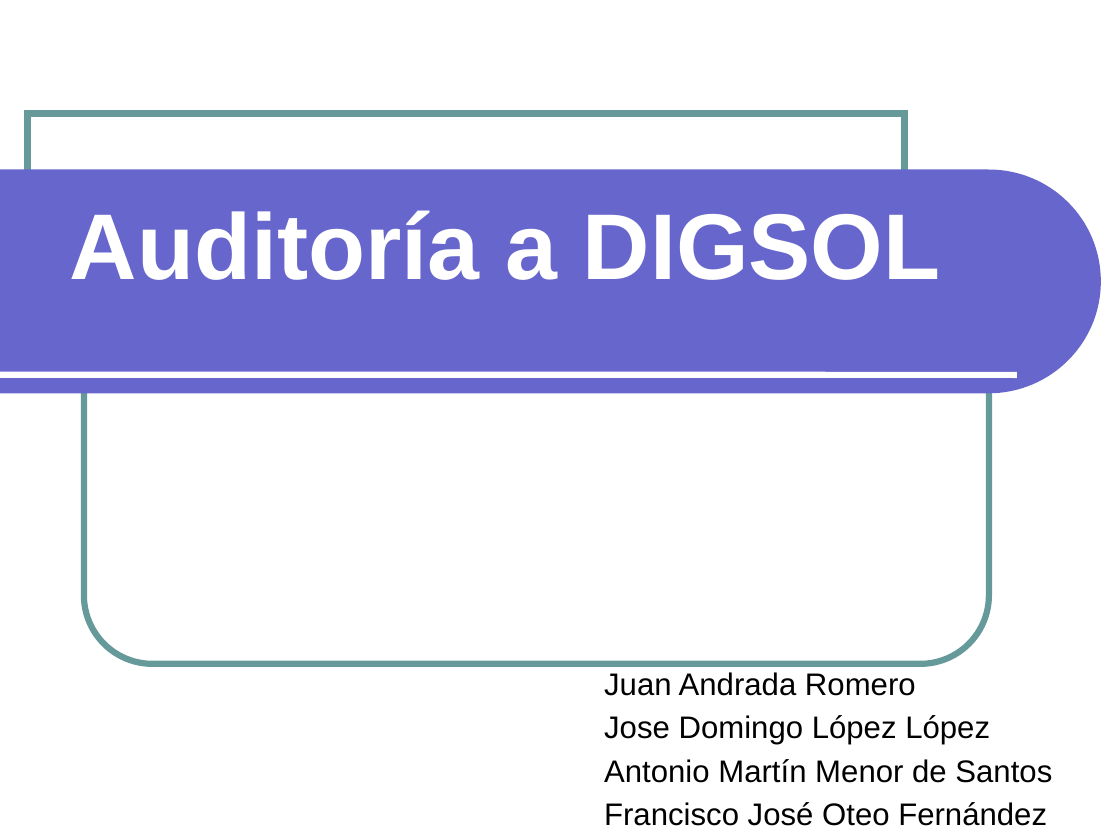
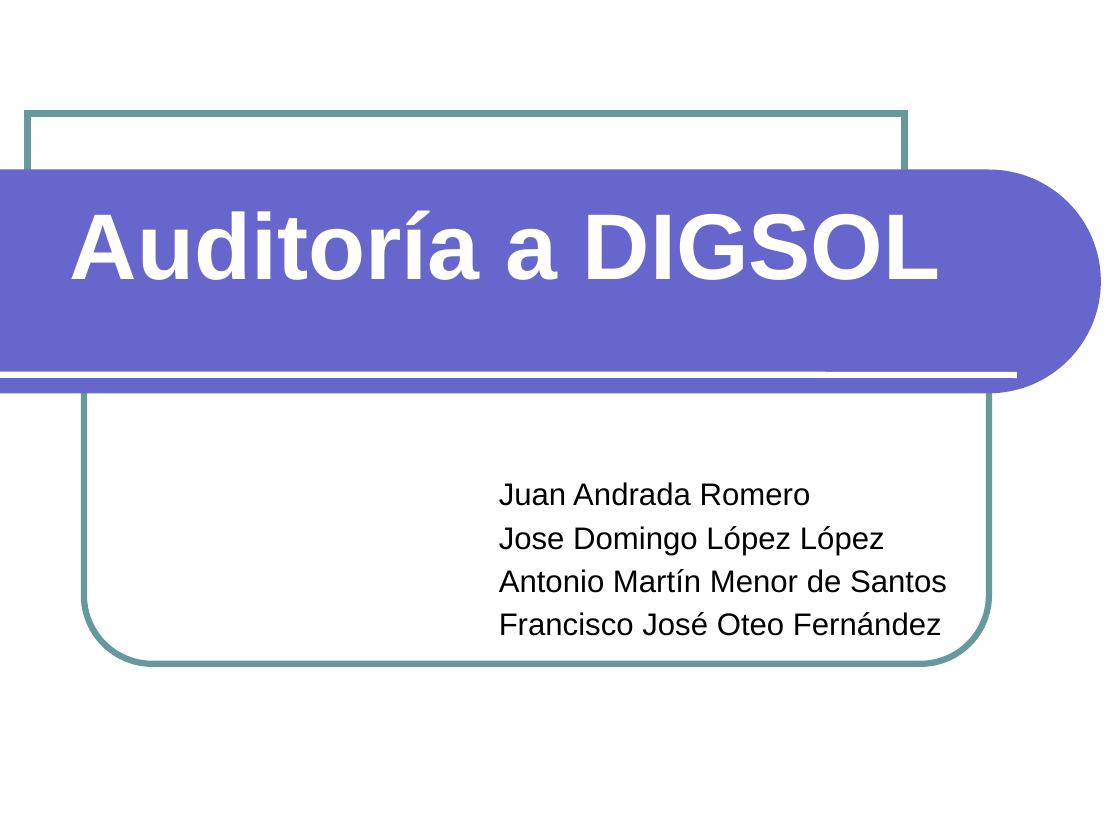
Before and after one commit to txedo/isi-auditoria, a slide deck: slide 1 of auditoria/presentacion/Presentacion.ppt. Drawn at 1120x840 pixels with LibreOffice and Linux fonts; fonts in the diff are those of the drawing. Boxes give left, top, right and bottom in pixels: in the first picture for what was removed or moved away, otherwise in the second. Text is boxed around its words. In the diff, an @@ line names an element or a change of style, - is before the commit and + after.

```diff
--- a/auditoria/presentacion/Presentacion.ppt
+++ b/auditoria/presentacion/Presentacion.ppt
@@ text "Juan Andrada Romero": place and size @@
-text "Juan Andrada Romero" at bbox=[604, 672, 1052, 826]
+text "Juan Andrada Romero" at bbox=[499, 482, 947, 636]
```
Also in this commit, not shown: 6 other slides changed, 7 slides added, 4 slides removed, 1 other file.
